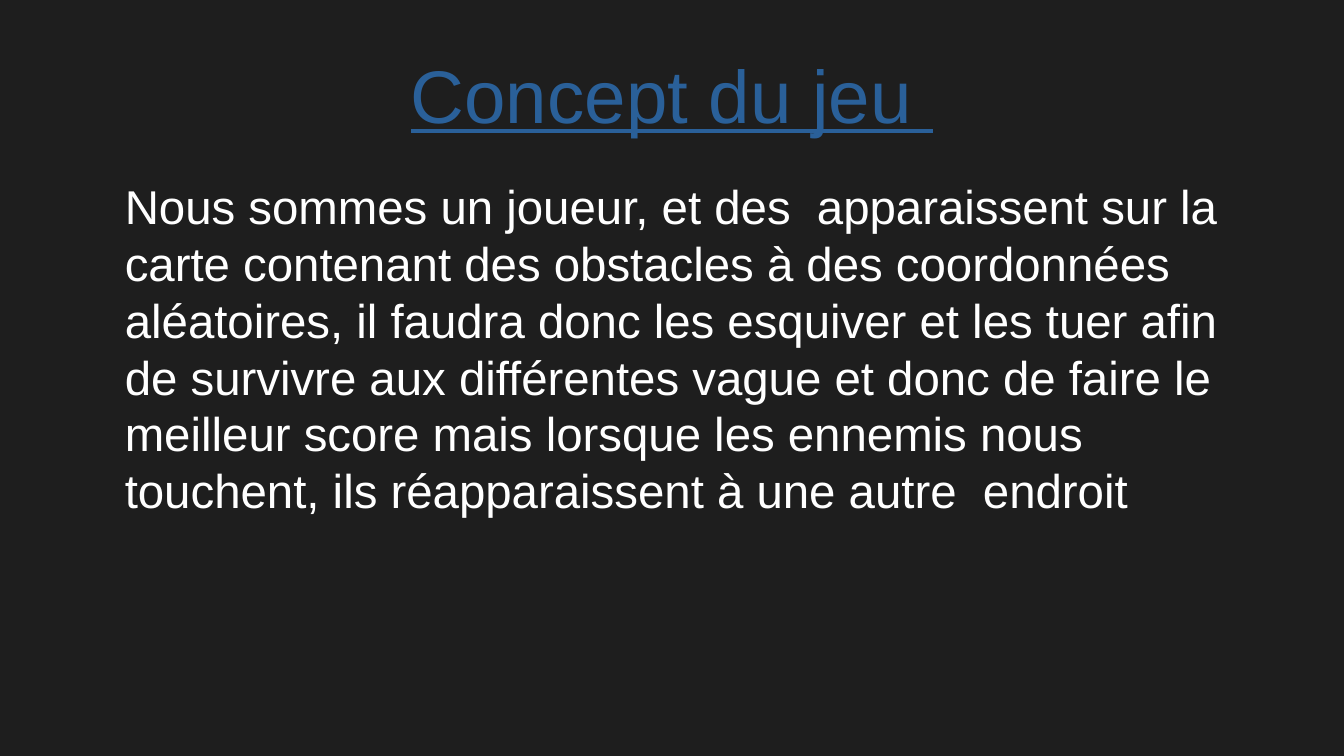
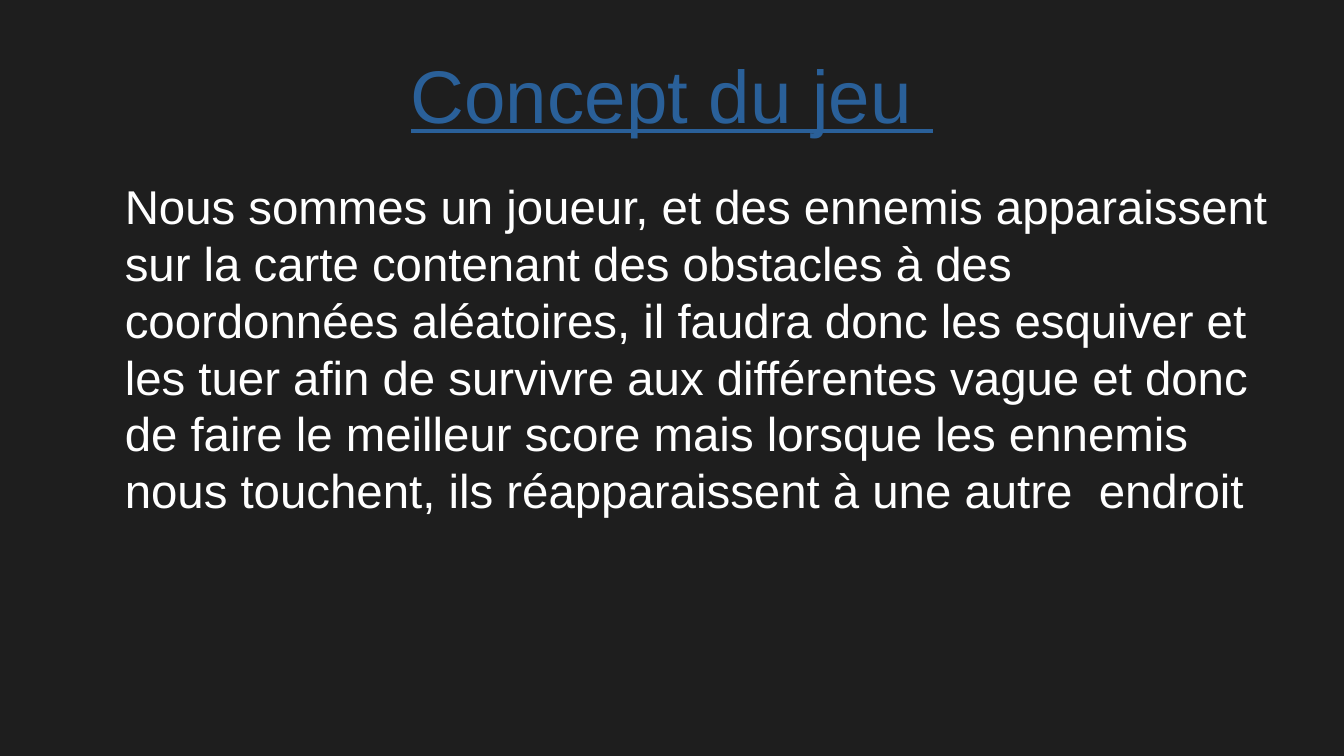
Before and after one commit to matthieurobert/Projet-ISN, a slide deck: slide 2 of Diapo.odp. Drawn at 1344x756 pixels with LibreOffice and Linux fonts; fonts in the diff are those of the drawing. Boxes give left, top, right and bottom in pixels: in the first picture for what was removed or moved away, otherwise in the second. Text is boxed around its words. In the diff, an @@ line names an element or a change of style, - is before the commit and + after.

```diff
--- a/Diapo.odp
+++ b/Diapo.odp
@@ text at box(125, 189, 1267, 518): text changed @@
-Nous sommes un joueur, et des apparaissent sur la carte contenant des obstacles à des coordonnées aléatoires, il faudra donc les esquiver et les tuer afin de survivre aux différentes vague et donc de faire le meilleur score mais lorsque les ennemis nous touchent, ils réapparaissent à une autre endroit
+Nous sommes un joueur, et des ennemis apparaissent sur la carte contenant des obstacles à des coordonnées aléatoires, il faudra donc les esquiver et les tuer afin de survivre aux différentes vague et donc de faire le meilleur score mais lorsque les ennemis nous touchent, ils réapparaissent à une autre endroit
```
Also in this commit, not shown: 3 other files.
